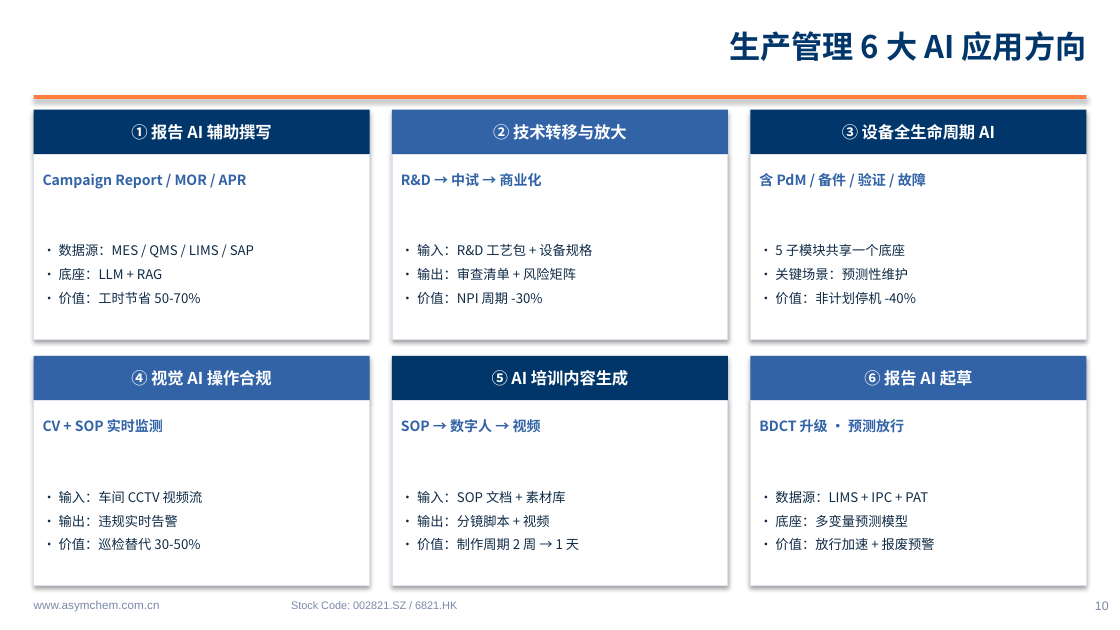
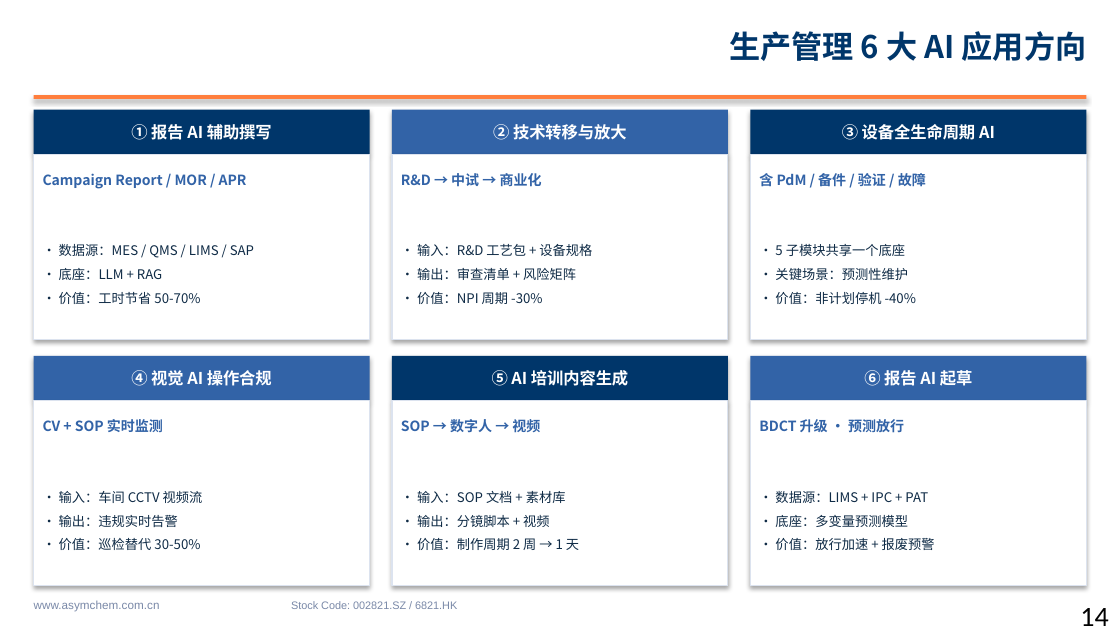
Before and after one commit to peterli0913/HPLC, a slide deck: slide 14 of AI_推进汇报_2026上半年_v4.pptx (slide 9 before the commit). Drawn at 1120x630 pixels with LibreOffice and Linux fonts; fonts in the diff are those of the drawing. Boxes give left, top, right and bottom in pixels: in the first picture for what was removed or moved away, otherwise in the second. Text is boxed around its words. In the diff, an @@ line names an element or a change of style, - is before the commit and + after.

```diff
--- a/AI_推进汇报_2026上半年_v4.pptx
+++ b/AI_推进汇报_2026上半年_v4.pptx
@@ text at (1080,608,1108,626): text changed; size 8 to 18 pt; font Arial to Calibri; text colour #7A89A8 to #000000 @@
-10
+14
```
Also in this commit, not shown: 11 other slides changed, 5 slides added, 1 other file.
